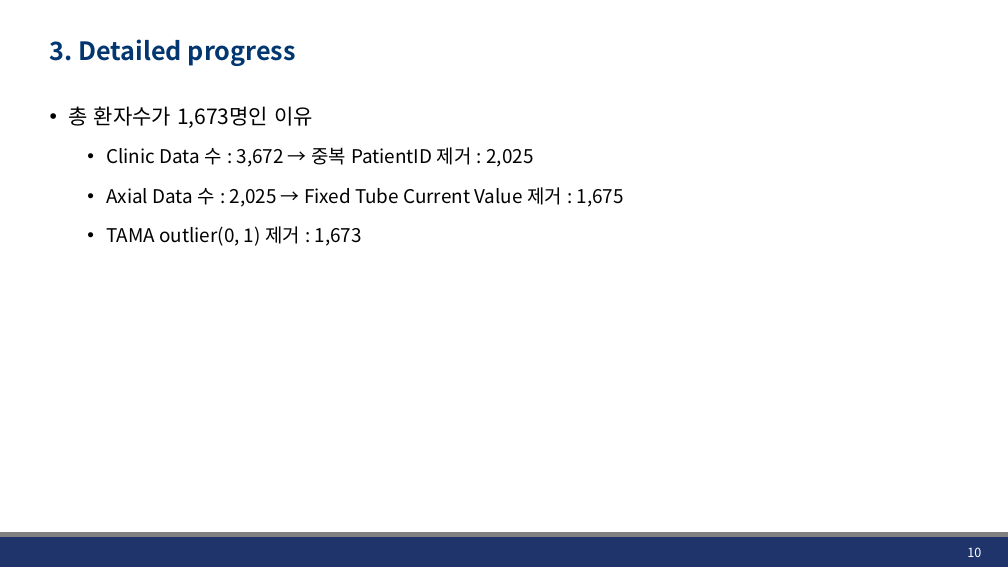
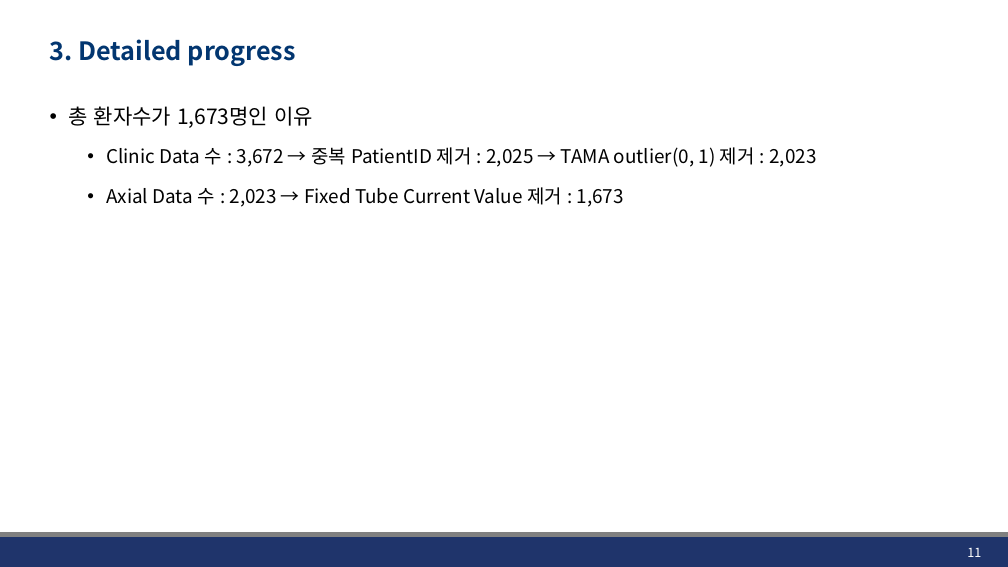
Before and after one commit to JHWannabe/2026-1_Study, a slide deck: slide 11 of 연구자료/260424_Linear_Logistic_Regression.pptx (slide 10 before the commit). Drawn at 1008x567 pixels with LibreOffice and Linux fonts; fonts in the diff are those of the drawing; background and template pictures are left out. Boxes give left, top, right and bottom in pixels: in the first picture for what was removed or moved away, otherwise in the second. Text is boxed around its words. In the diff, an @@ line names an element or a change of style, - is before the commit and + after.

```diff
--- a/연구자료/260424_Linear_Logistic_Regression.pptx
+++ b/연구자료/260424_Linear_Logistic_Regression.pptx
@@ text at box(106, 147, 816, 207): text changed @@
-  • Clinic Data 수 : 3,672 → 중복 PatientID 제거 : 2,025
-  • Axial Data 수 : 2,025 → Fixed Tube Current Value 제거 : 1,675
-  • TAMA outlier(0, 1) 제거 : 1,673
+  • Clinic Data 수 : 3,672 → 중복 PatientID 제거 : 2,025 → TAMA outlier(0, 1) 제거 : 2,023
+  • Axial Data 수 : 2,023 → Fixed Tube Current Value 제거 : 1,673
@@ page number at box(967, 548, 981, 557): text changed @@
-10
+11
```
Also in this commit, not shown: 16 other slides changed, 13 slides added, 5 slides removed, 7 other files.
